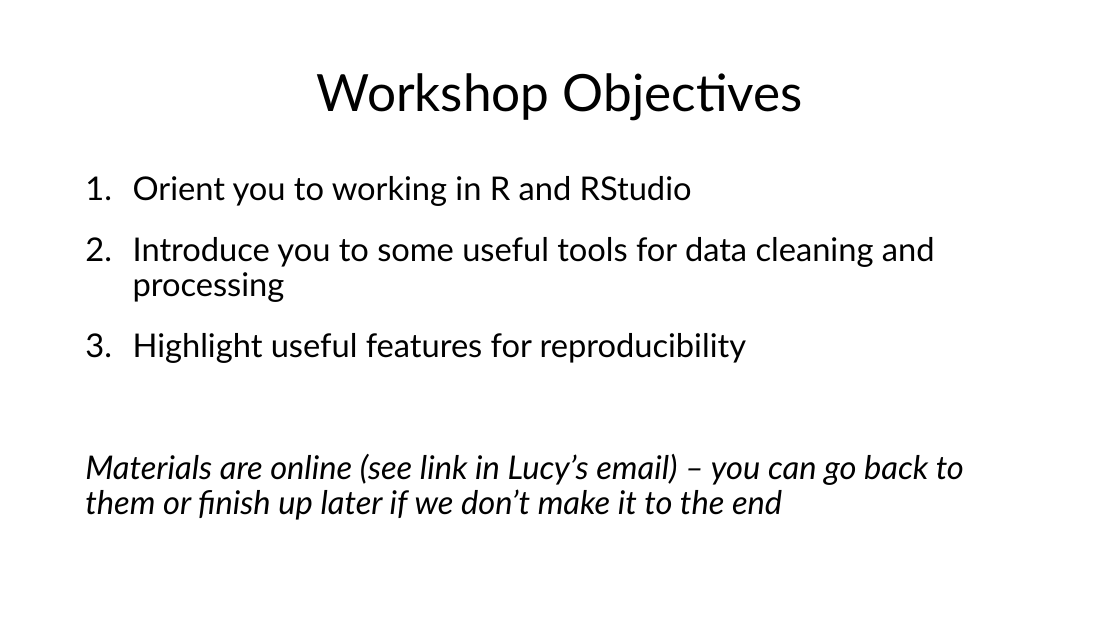
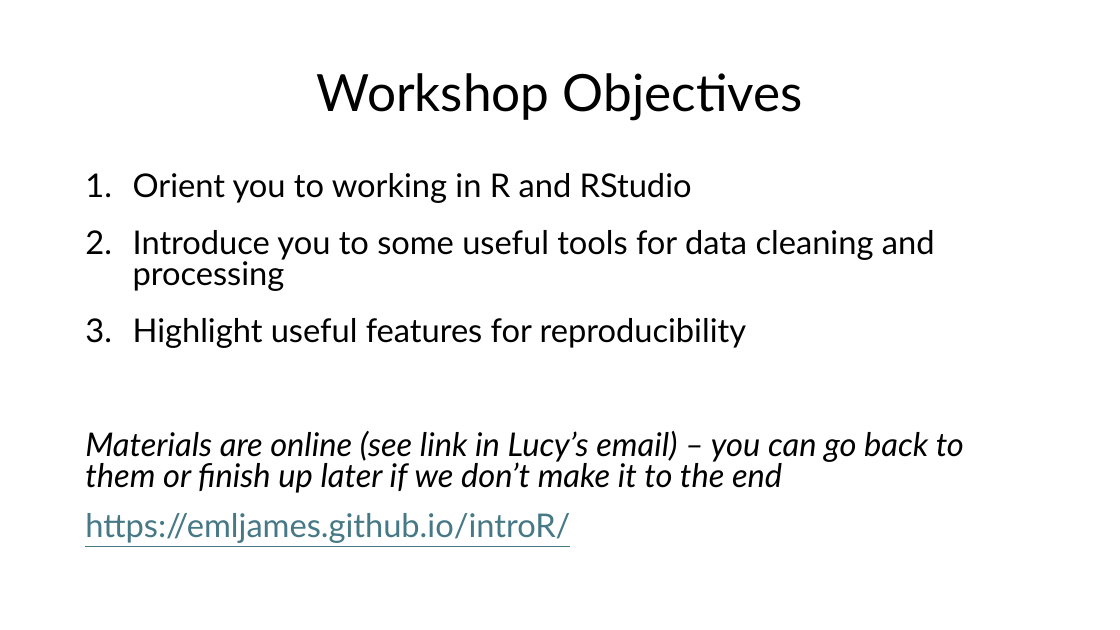
Before and after one commit to emljames/introR, a slide deck: slide 3 of Introduction to R - Intro slides.pptx (slide 2 before the commit). Drawn at 1120x630 pixels with LibreOffice and Linux fonts; fonts in the diff are those of the drawing. Boxes give left, top, right and bottom in pixels: in the first picture for what was removed or moved away, otherwise in the second. Text is boxed around its words. In the diff, an @@ line names an element or a change of style, - is before the commit and + after.

```diff
--- a/Introduction to R - Intro slides.pptx
+++ b/Introduction to R - Intro slides.pptx
@@ text at <box>85,173,964,493</box>: line spacing 0.9 to 0.8; less space between paragraphs @@
@@ text at <box>85,513,570,543</box>: paragraph added @@
+https://emljames.github.io/introR/
```
Also in this commit, not shown: 3 other slides changed, 1 slide added, 4 other files.
